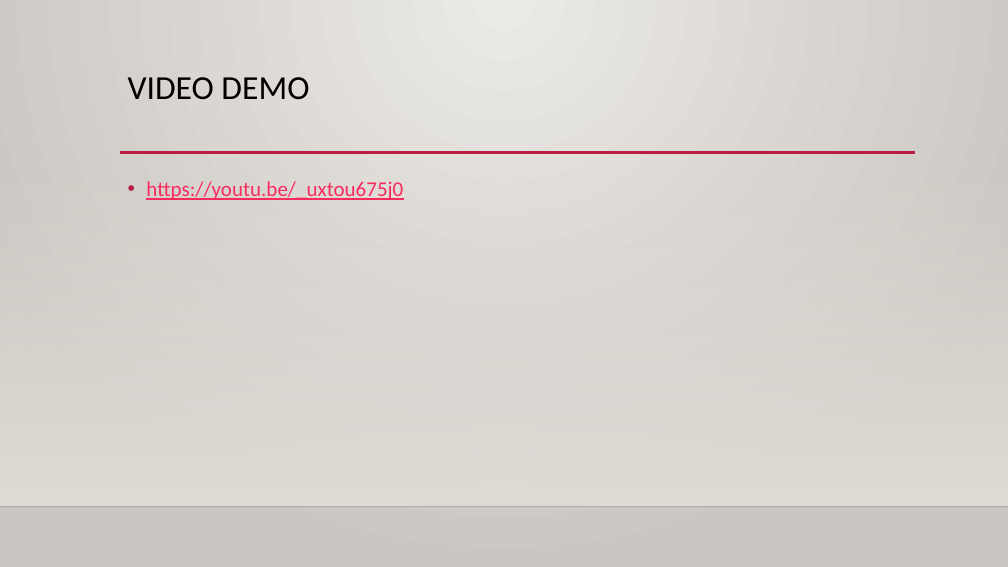
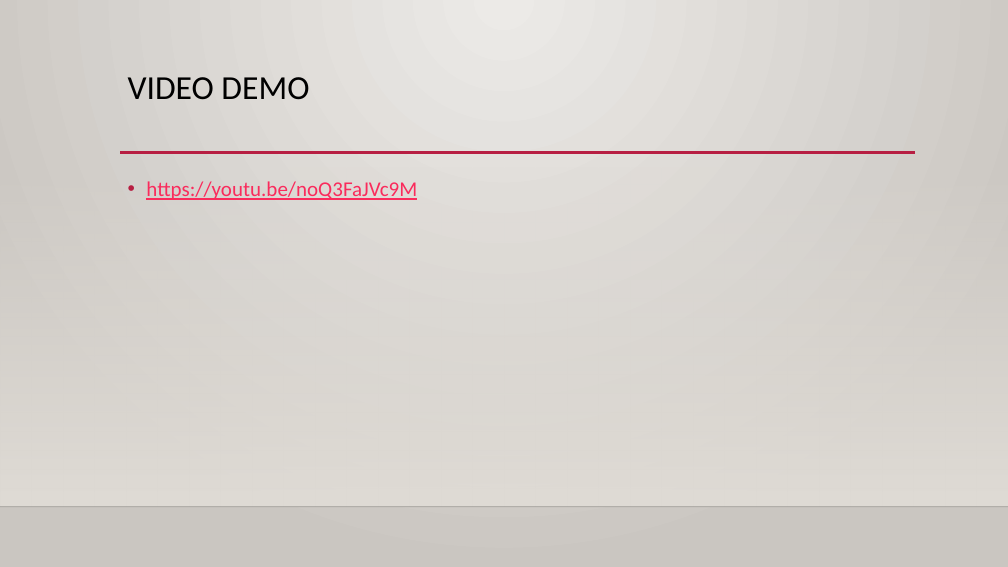
Before and after one commit to CyanBlob/CSCE4444, a slide deck: slide 4 of documentation/GroupPP.pptx. Drawn at 1008x567 pixels with LibreOffice and Linux fonts; fonts in the diff are those of the drawing; background and template pictures are left out. Boxes give left, top, right and bottom in pixels: in the first picture for what was removed or moved away, otherwise in the second. Text is boxed around its words. In the diff, an @@ line names an element or a change of style, - is before the commit and + after.

Commit message:
Changed link to new video
Still uploading at time of commit

```diff
--- a/documentation/GroupPP.pptx
+++ b/documentation/GroupPP.pptx
@@ text at bbox=[146, 181, 417, 200]: text changed @@
-• https://youtu.be/_uxtou675j0
+• https://youtu.be/noQ3FaJVc9M
```
